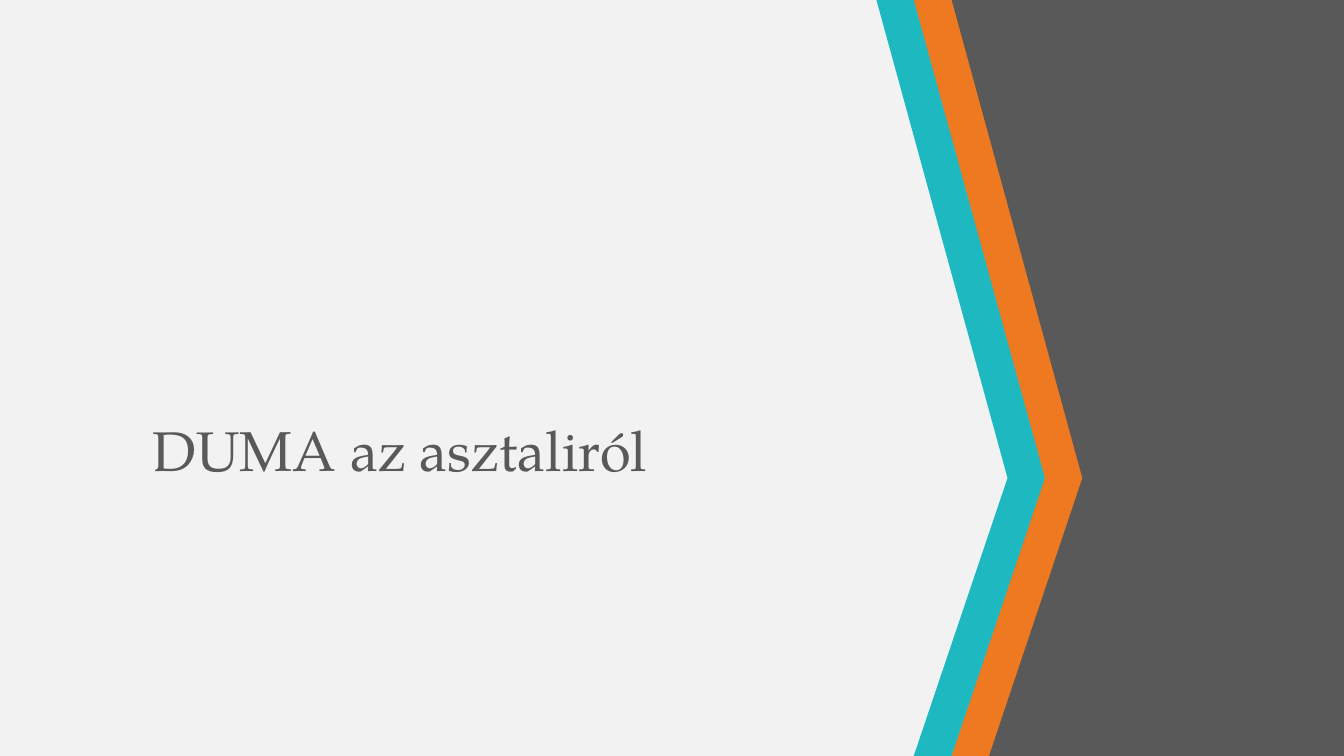
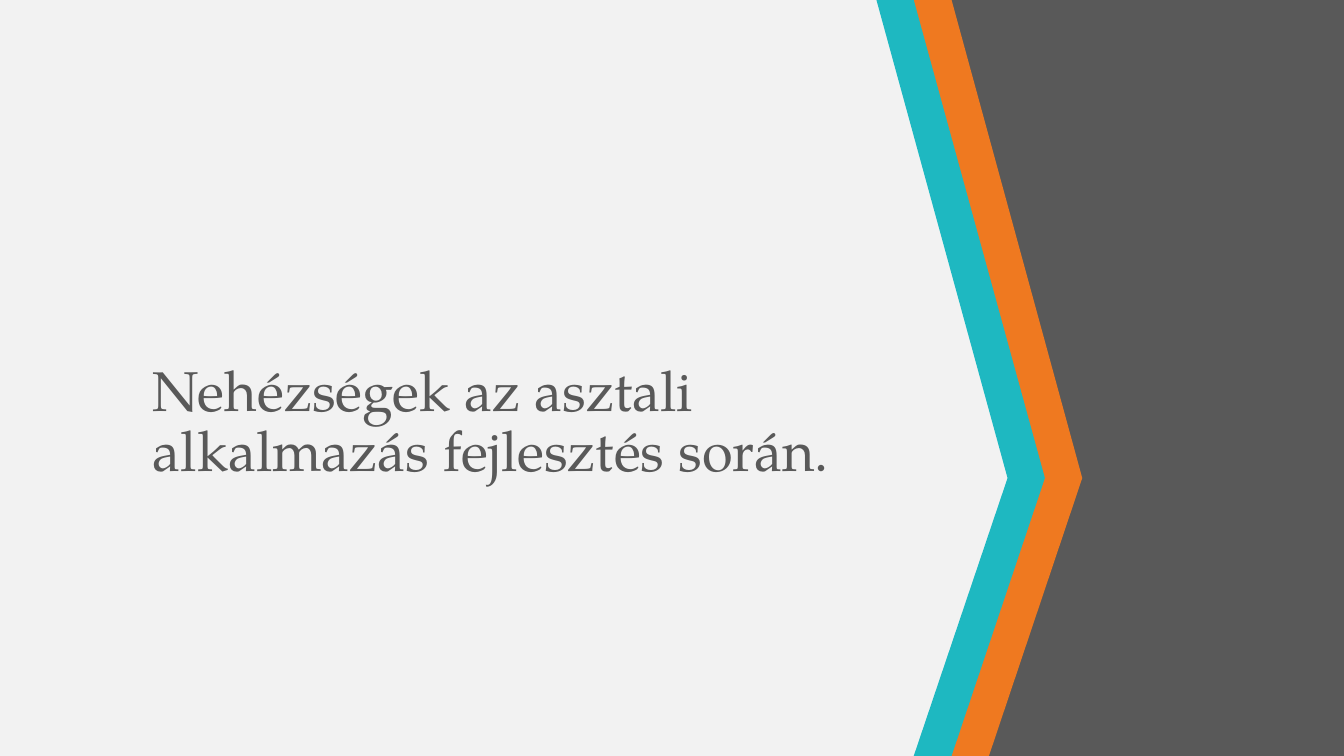
Before and after one commit to VidekiCorleone/FinalProject, a slide deck: slide 9 of Park1t&Go.pptx. Drawn at 1344x756 pixels with LibreOffice and Linux fonts; fonts in the diff are those of the drawing. Boxes give left, top, right and bottom in pixels: in the first picture for what was removed or moved away, otherwise in the second. Text is boxed around its words. In the diff, an @@ line names an element or a change of style, - is before the commit and + after.

```diff
--- a/Park1t&Go.pptx
+++ b/Park1t&Go.pptx
@@ title at (153, 370, 829, 487): text changed @@
-DUMA az asztaliról
+Nehézségek az asztali alkalmazás fejlesztés során.
```
Also in this commit, not shown: 1 other slide changed, 2 slides added, 7 slides removed.
